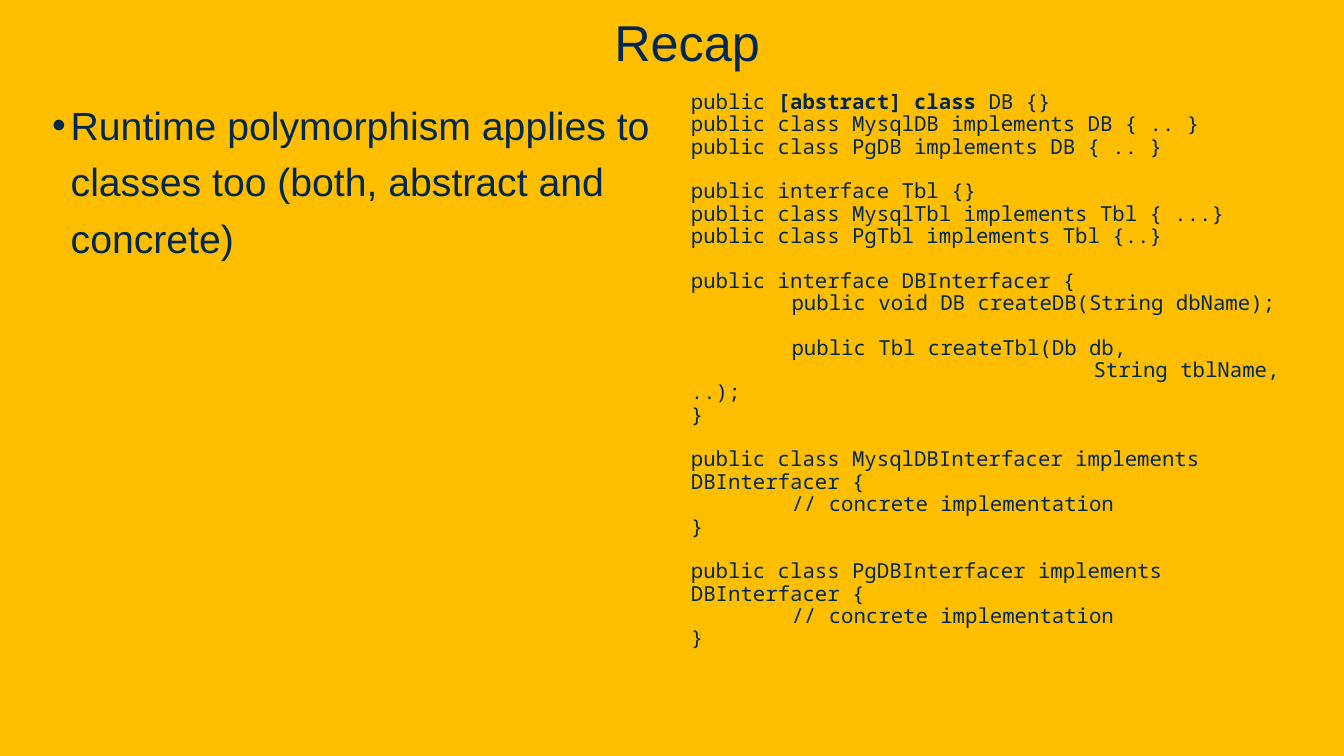
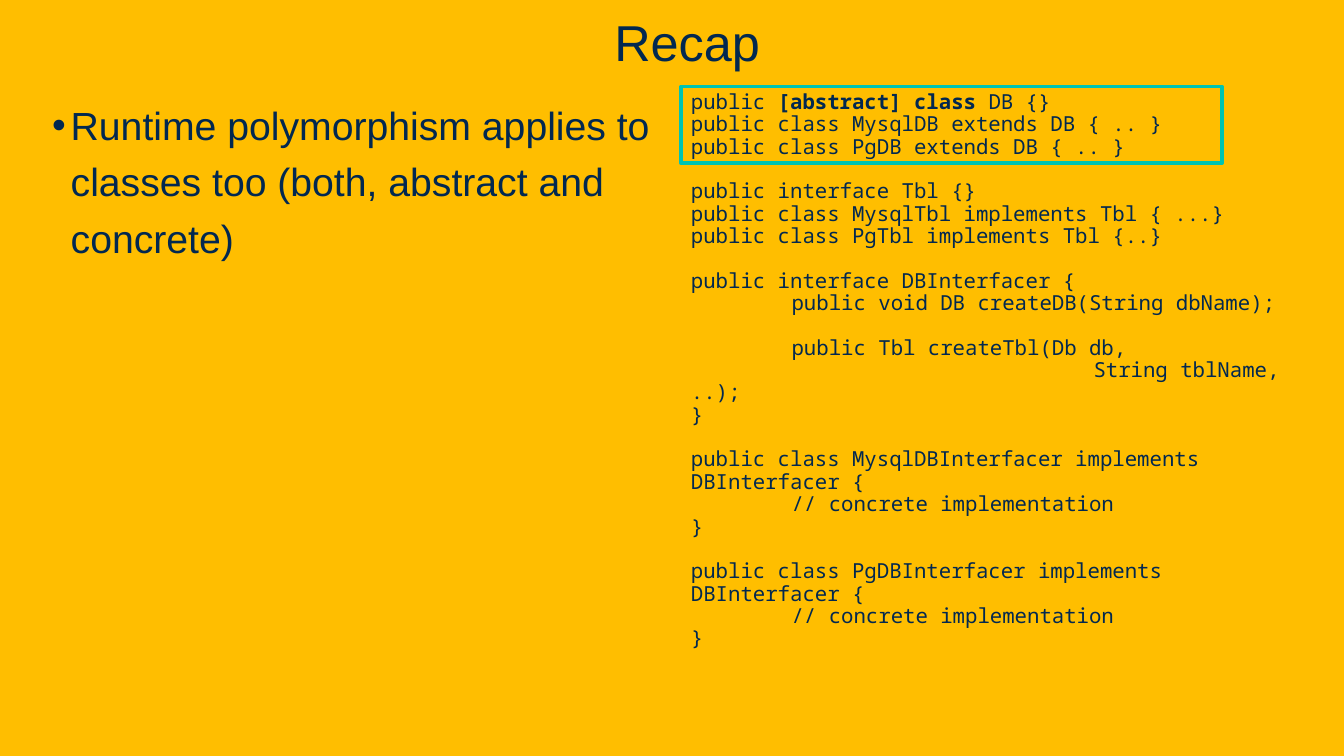
Before and after one commit to davsec-teaching/ecs160-f25, a slide deck: slide 40 of slides/2_oo_background.pptx (slide 39 before the commit). Drawn at 1344x756 pixels with LibreOffice and Linux fonts; fonts in the diff are those of the drawing; background and template pictures are left out. Boxes give left, top, right and bottom in pixels: in the first picture for what was removed or moved away, otherwise in the second. Text is boxed around its words. In the diff, an @@ line names an element or a change of style, - is before the commit and + after.

```diff
--- a/slides/2_oo_background.pptx
+++ b/slides/2_oo_background.pptx
@@ rectangle added at [681,87,1222,163], outline #00C4B2 2.5 pt @@
@@ text at [691,112,1075,159]: text changed @@
-public class MysqlDB implements DB { .. }
-public class PgDB implements DB { .. }
+public class MysqlDB extends DB { .. }
+public class PgDB extends DB { .. }
```
Also in this commit, not shown: 4 other slides changed, 1 slide added, 1 other file.
